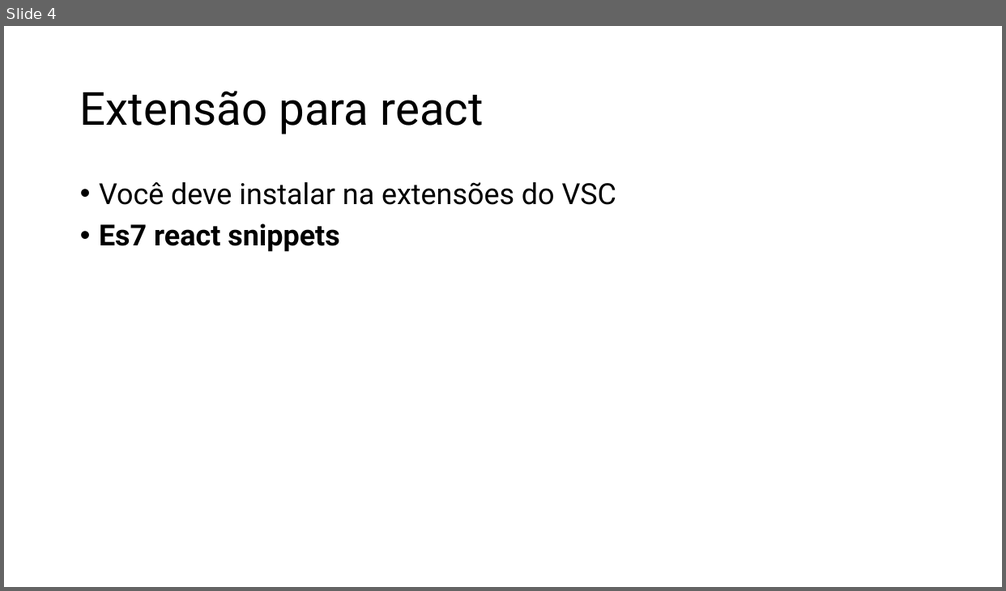
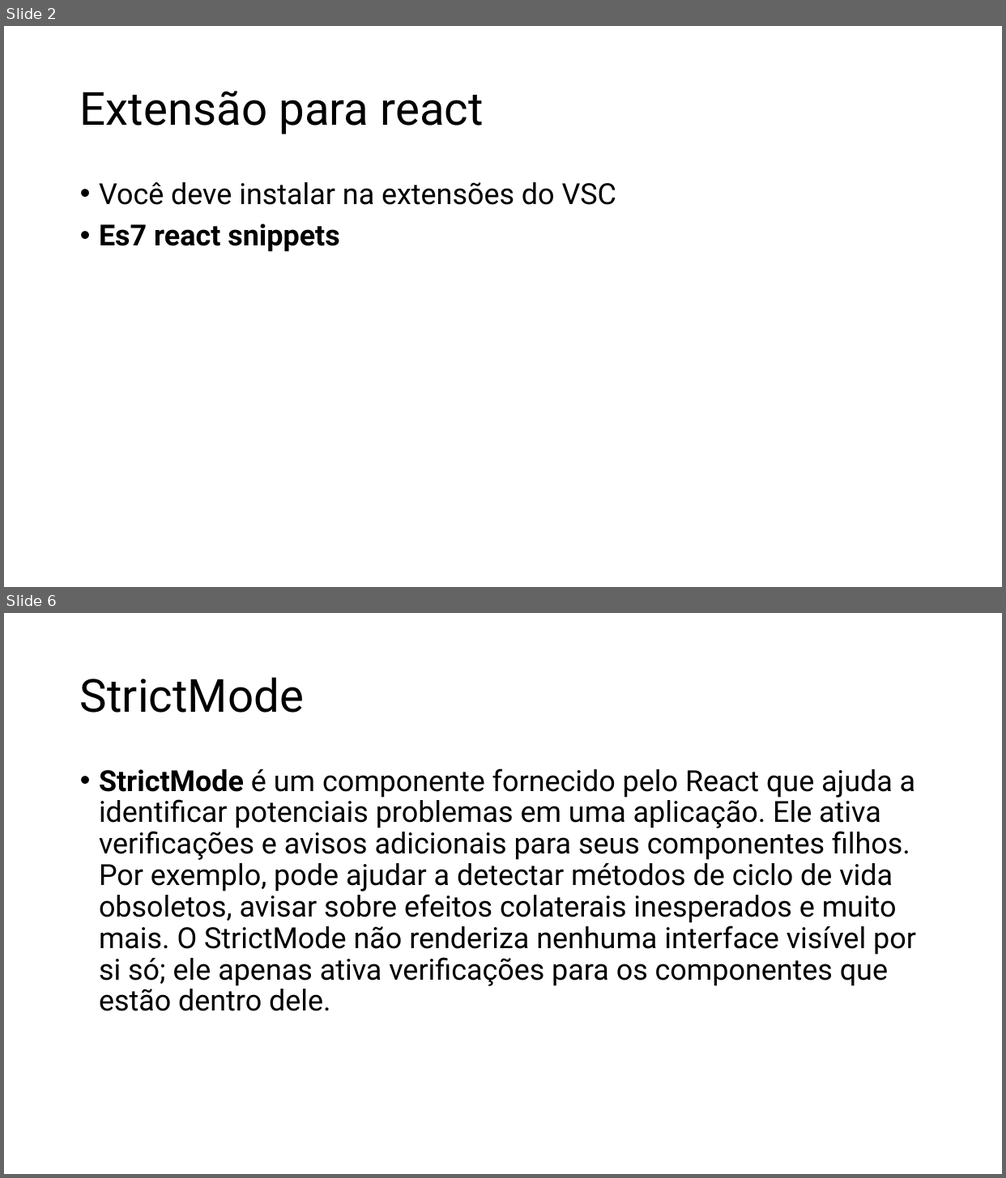
Before and after one commit to RogerSobral/h_codar_react, a slide deck: React.pptx. Shown one above the other, each under a label of ours: slide 4 before the commit, slides 2 and 6 after it; the slides between them are not shown. The pictures are 1006x591 and 1006x1178 pixels, drawn with LibreOffice and Linux fonts; fonts in the diff are those of the drawing. Boxes give left, top, right and bottom in pixels: in the first picture for what was removed or moved away, otherwise in the second. Text is boxed around its words. In the diff, an @@ line names an element or a change of style, - is before the commit and + after.

Commit message:
revisão react
Continuação dos estudos de react

```diff
--- a/React.pptx
+++ b/React.pptx
@@ slide 6 added at [4, 613, 1002, 1174], background #FFFFFF @@
@@ title added at [80, 677, 304, 713], 44 pt, text #000000 @@
+StrictMode
@@ text added at [99, 769, 916, 1012], 28 pt, text #000000 @@
+• StrictMode é um componente fornecido pelo React que ajuda a identificar potenciais problemas em uma aplicação. Ele ativa verificações e avisos adicionais para seus componentes filhos. Por exemplo, pode ajudar a detectar métodos de ciclo de vida obsoletos, avisar sobre efeitos colaterais inesperados e muito mais. O StrictMode não renderiza nenhuma interface visível por si só; ele apenas ativa verificações para os componentes que estão dentro dele.
@@ what was slide 4 is now slide 2 @@
```
Also in this commit, not shown: 3 slides changed, 15 other slides added, 46 other files.
